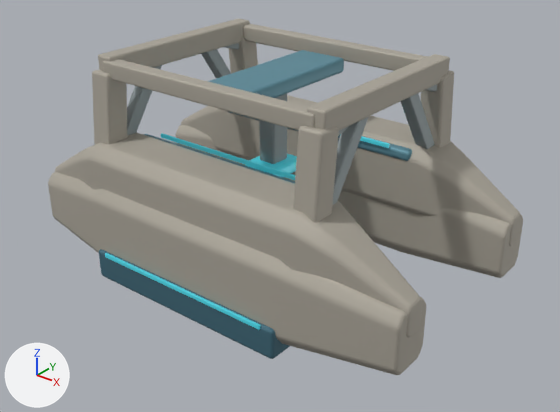
Renders of the glTF model space-battleship/assets/planets/facilities_v6/equipment.glb from each side of a commit.
Camera for both pictures: a 50 mm camera at (3.24, -3.98, 2.72) aimed at (0.12, -0.08, 0.3). Lighting does not change. The marker at lower left points along +X, +Y and +Z. The older version comes first. Where no turn or scale is listed for an object, it has been applied to the vertices. Vertices at exactly the same position are counted once.

In view in the first picture: 'Continuous dark lower course', 'Continuous manufacturing side girder', 'Continuous manufacturing side girder.001', 'Inclined portal load leg', 'Inclined portal load leg.002', 'Longitudinal portal tension beam', 'Longitudinal portal tension beam.001', 'Open portal overhead truss', 'Open portal overhead truss.001', 'Outer service seam', 'Shared-ring pressure haunch', 'Shared-ring pressure haunch.001', 'Sliding bridge' and 14 more.
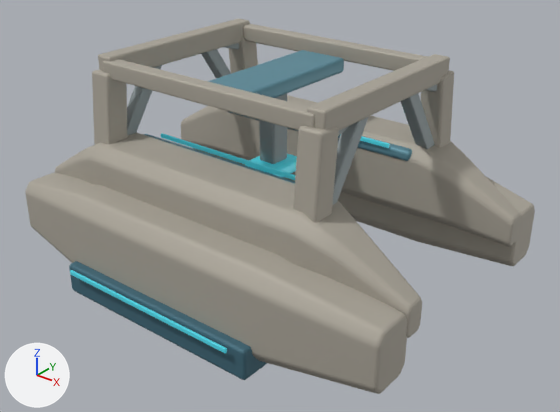
Commit message: Match facility haunch span to widened owned ring shoulders

Location of each change, (x1, y1, x2, y2) in pixels of the pictures (560 x 412 px):
```json
{"object": "Shared-ring pressure haunch", "change": "moved", "before": [48, 172, 426, 375], "after": [25, 173, 407, 394]}
{"object": "Shared-ring pressure haunch.001", "change": "moved", "before": [176, 125, 523, 278], "after": [193, 148, 535, 266]}
{"object": "Continuous dark lower course", "change": "moved", "before": [99, 249, 290, 359], "after": [69, 261, 267, 380]}
{"object": "Outer service seam", "change": "moved", "before": [105, 253, 261, 330], "after": [70, 270, 227, 353]}
```

Edits to the scene script, one JSON object a line:
```json
{"block": "me_shared_ring_pressure_haunch", "where": "# used by ob_shared_ring_pressure_haunch; location = (0.0, 0.0, 0.0)"}
{"op": "remove", "block": "me_shared_ring_pressure_haunch", "code": "me_shared_ring_pressure_haunch.from_pydata(...)  # 160 vertices, 316 faces; spans x -1.56..1.56, y -0.98..-0.48, z -0.13..0.51"}
{"op": "add", "block": "me_shared_ring_pressure_haunch", "code": "me_shared_ring_pressure_haunch.from_pydata(...)  # 160 vertices, 316 faces; spans x -1.56..1.56, y -1.2..-0.7, z -0.13..0.51"}
{"block": "me_shared_ring_pressure_haunch", "change": "me_shared_ring_pressure_haunch part 1: the whole mesh is moved by (0.0, -0.21, 0.0)"}
{"block": "me_shared_ring_pressure_haunch_001", "where": "# used by ob_shared_ring_pressure_haunch_001; location = (0.0, 0.0, 0.0)"}
{"op": "remove", "block": "me_shared_ring_pressure_haunch_001", "code": "me_shared_ring_pressure_haunch_001.from_pydata(...)  # 160 vertices, 316 faces; spans x -1.56..1.56, y 0.48..0.98, z -0.13..0.51"}
{"op": "add", "block": "me_shared_ring_pressure_haunch_001", "code": "me_shared_ring_pressure_haunch_001.from_pydata(...)  # 160 vertices, 316 faces; spans x -1.56..1.56, y 0.7..1.2, z -0.13..0.51"}
{"block": "me_shared_ring_pressure_haunch_001", "change": "me_shared_ring_pressure_haunch_001 part 2: the whole mesh is moved by (0.0, 0.21, 0.0)"}
{"op": "set", "path": "ob_continuous_dark_lower_course.location", "old": "(0.0, -0.86, -0.08)", "new": "(0.0, -1.118, -0.08)"}
{"op": "set", "path": "ob_outer_service_seam.location", "old": "(0.0, -1.006, 0.02)", "new": "(0.0, -1.308, 0.02)"}
```
